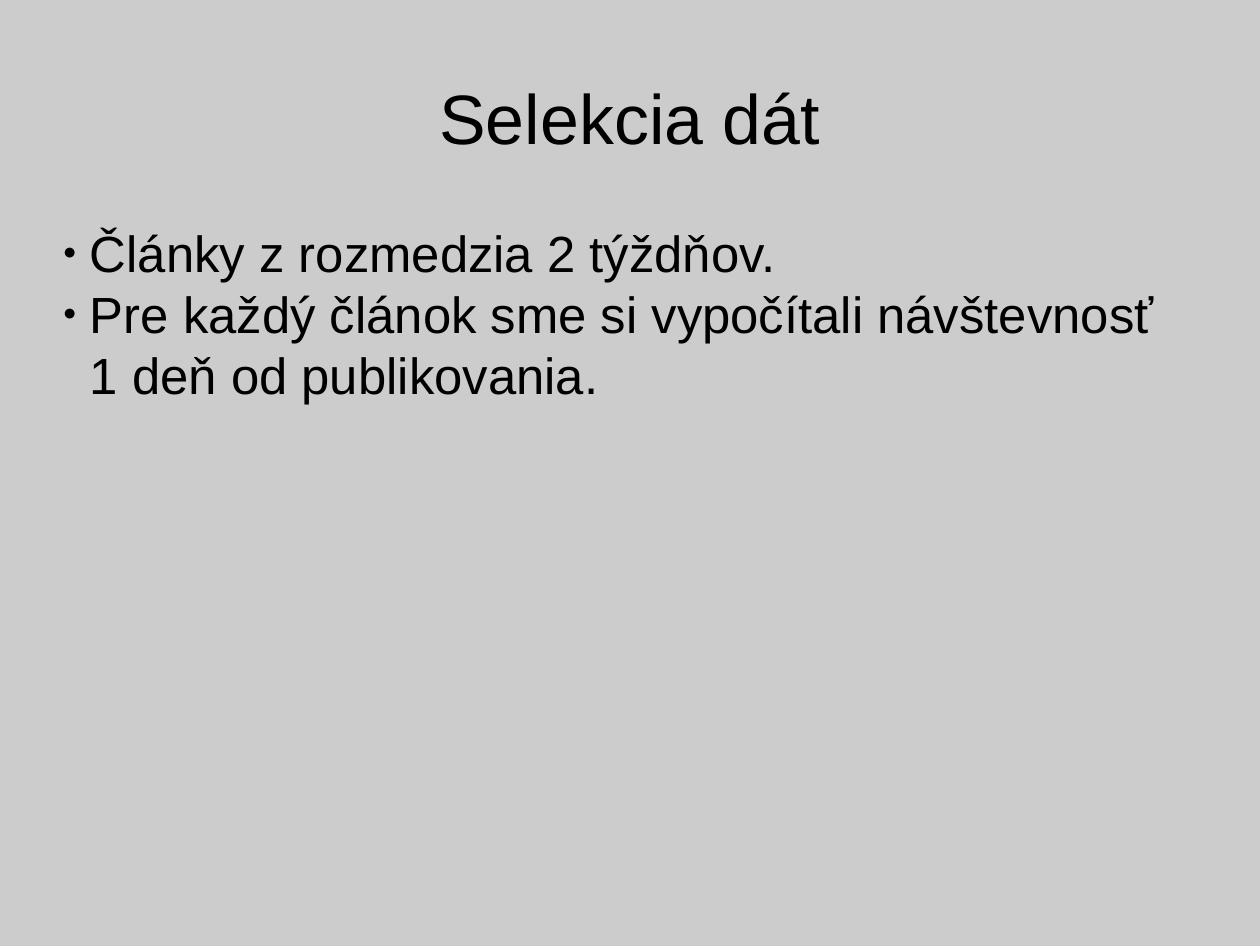
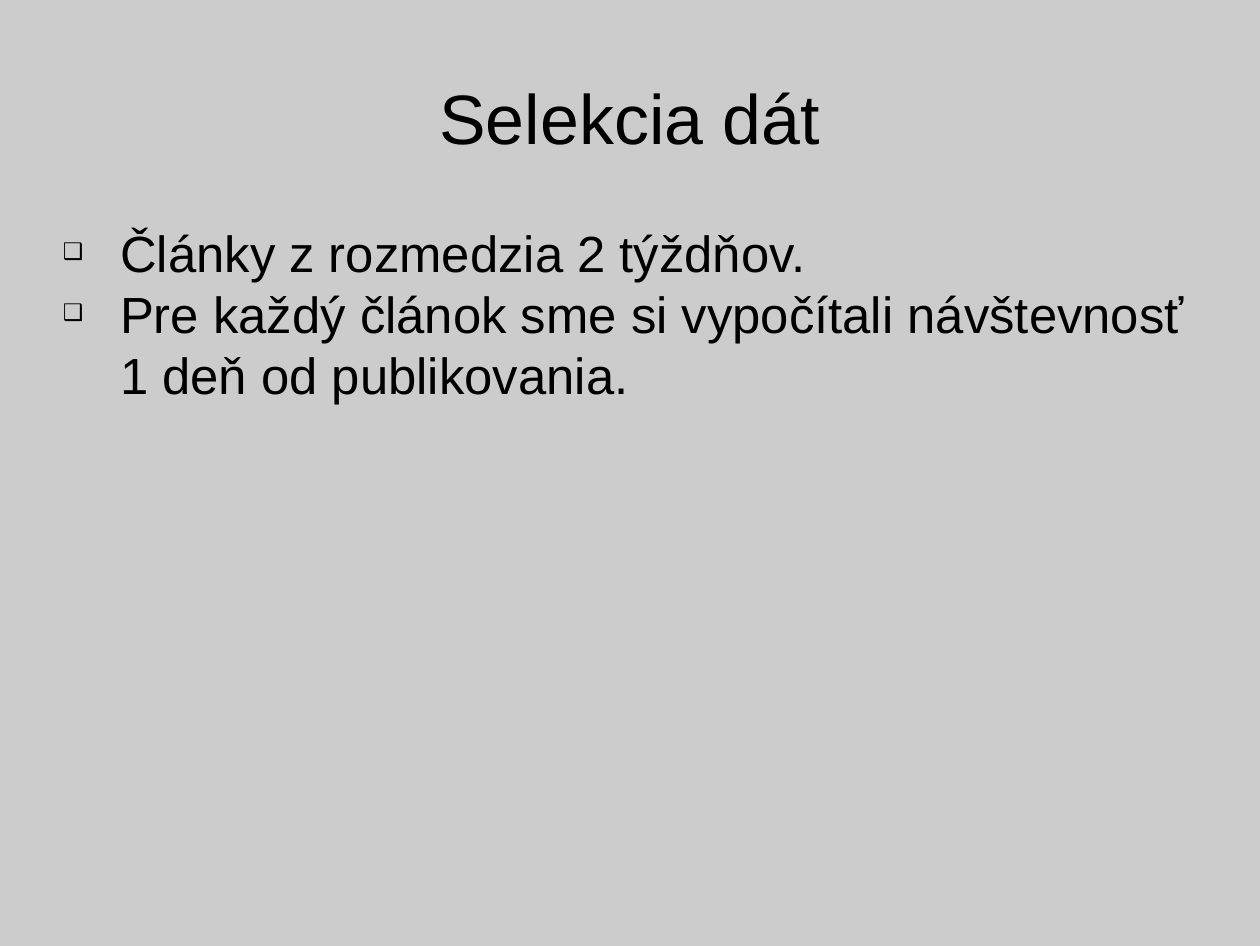
Before and after one commit to PeterUherek/objavovanie, a slide deck: slide 3 of prezentacia.pptx. Drawn at 1260x946 pixels with LibreOffice and Linux fonts; fonts in the diff are those of the drawing. Boxes give left, top, right and bottom in pixels: in the first picture for what was removed or moved away, otherwise in the second. Text is boxed around its words. In the diff, an @@ line names an element or a change of style, - is before the commit and + after.

```diff
--- a/prezentacia.pptx
+++ b/prezentacia.pptx
@@ text "Články z rozmedzia 2 týždňov." at (120, 231, 1184, 404): bullet ● to ❑ @@
```
Also in this commit, not shown: 2 other slides changed, 8 slides added, 1 slide removed.
